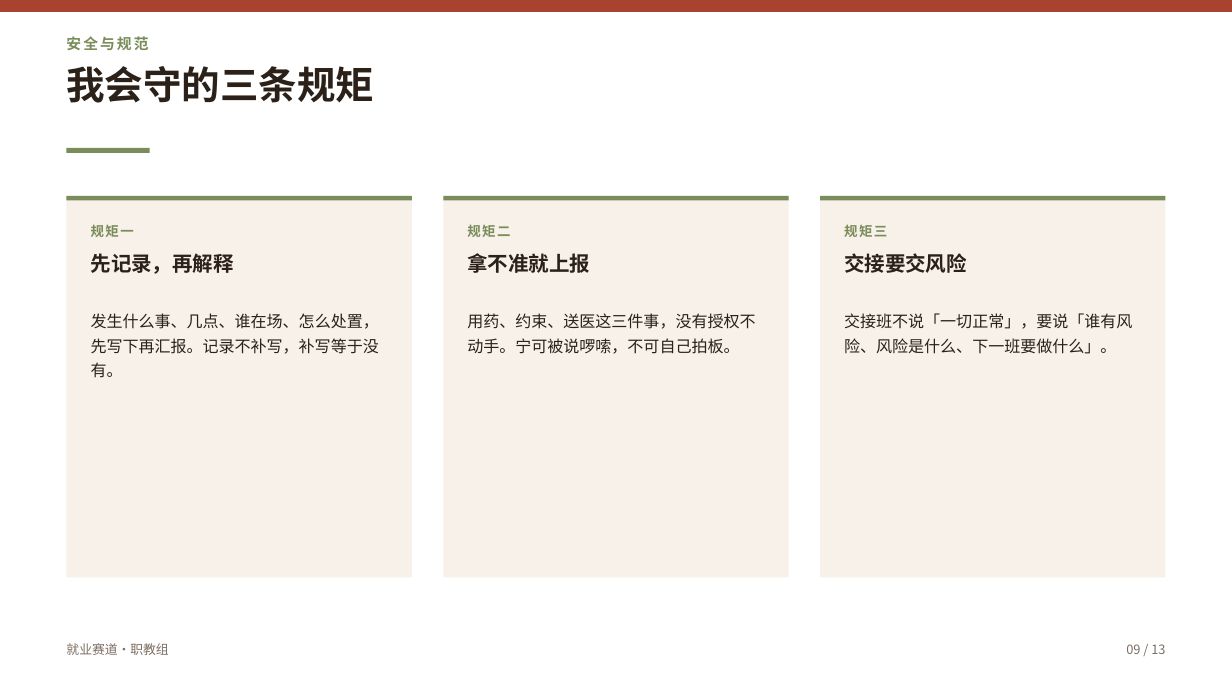
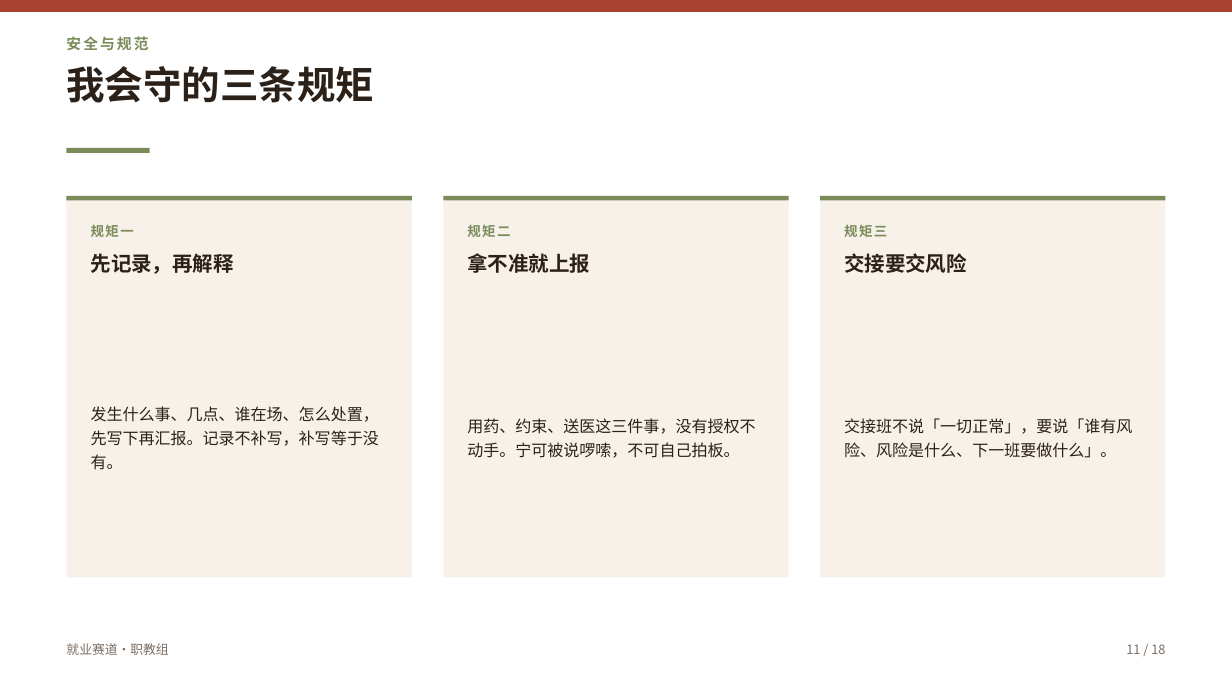
Before and after one commit to John-20260101/zgs-ppt, a slide deck: slide 11 of examples/case-wang/王某某-求职综合展示.pptx (slide 9 before the commit). Drawn at 1232x693 pixels with LibreOffice and Linux fonts; fonts in the diff are those of the drawing. Boxes give left, top, right and bottom in pixels: in the first picture for what was removed or moved away, otherwise in the second. Text is boxed around its words. In the diff, an @@ line names an element or a change of style, - is before the commit and + after.

```diff
--- a/examples/case-wang/王某某-求职综合展示.pptx
+++ b/examples/case-wang/王某某-求职综合展示.pptx
@@ more space between paragraphs; vertical alignment top to middle in 3 elements at (x1=91, y1=406, x2=379, y2=470), (x1=467, y1=418, x2=755, y2=458), (x1=844, y1=418, x2=1132, y2=458) @@
@@ text at (x1=1126, y1=644, x2=1165, y2=654): text changed @@
-09 / 13
+11 / 18
```
Also in this commit, not shown: 12 other slides changed, 5 slides added, 31 other files.
